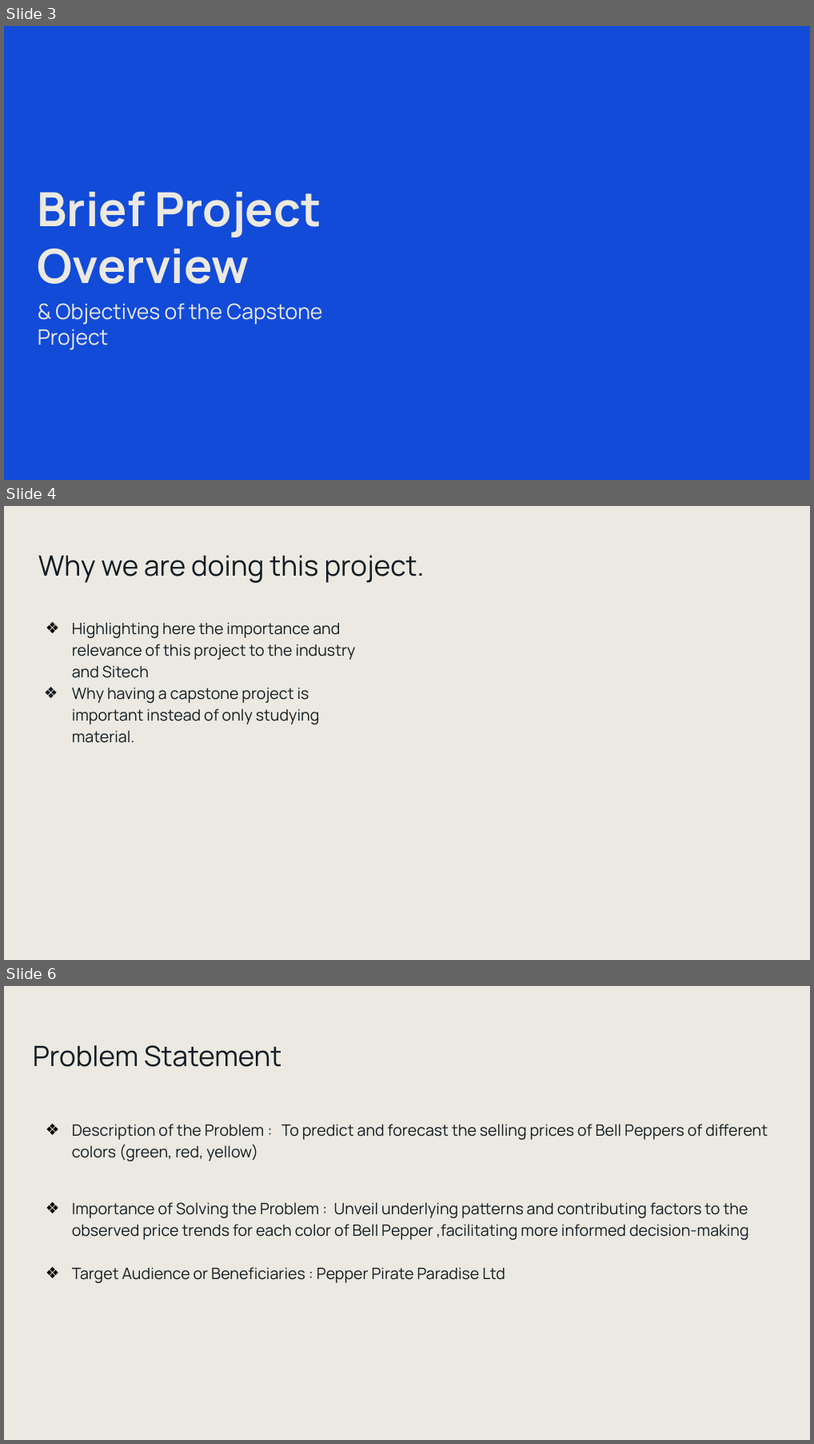
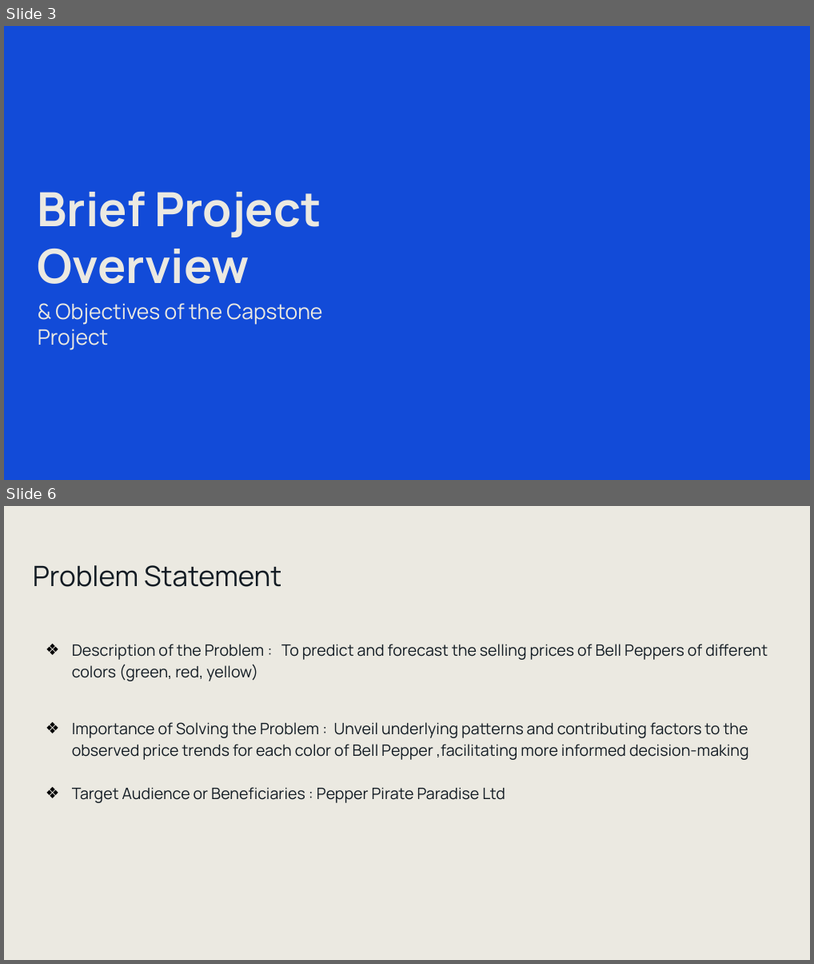
Before and after one commit to omar-ammar0/Intern_Final_Project, a slide deck: Presentation/AI Internship Capstone Project Presentation.pptx. Shown one above the other, each under a label of ours: slides 3, 4 and 6 before the commit, slides 3 and 6 after it; the slides between them are not shown. The pictures are 814x1444 and 814x964 pixels, drawn with LibreOffice and Linux fonts; fonts in the diff are those of the drawing; background and template pictures are left out. Boxes give left, top, right and bottom in pixels: in the first picture for what was removed or moved away, otherwise in the second. Text is boxed around its words. In the diff, an @@ line names an element or a change of style, - is before the commit and + after.

```diff
--- a/Presentation/AI Internship Capstone Project Presentation.pptx
+++ b/Presentation/AI Internship Capstone Project Presentation.pptx
@@ slide 4 removed at [4,506,810,960], background #EBE9E1 @@
@@ title removed at [38,555,425,583] @@
-Why we are doing this project.
@@ text removed at [72,622,356,743] @@
-❖ Highlighting here the importance and relevance of this project to the industry and Sitech
-❖ Why having a capstone project is important instead of only studying material.
```
Also in this commit, not shown: 1 slide changed, 3 slides added, 2 other slides removed.
